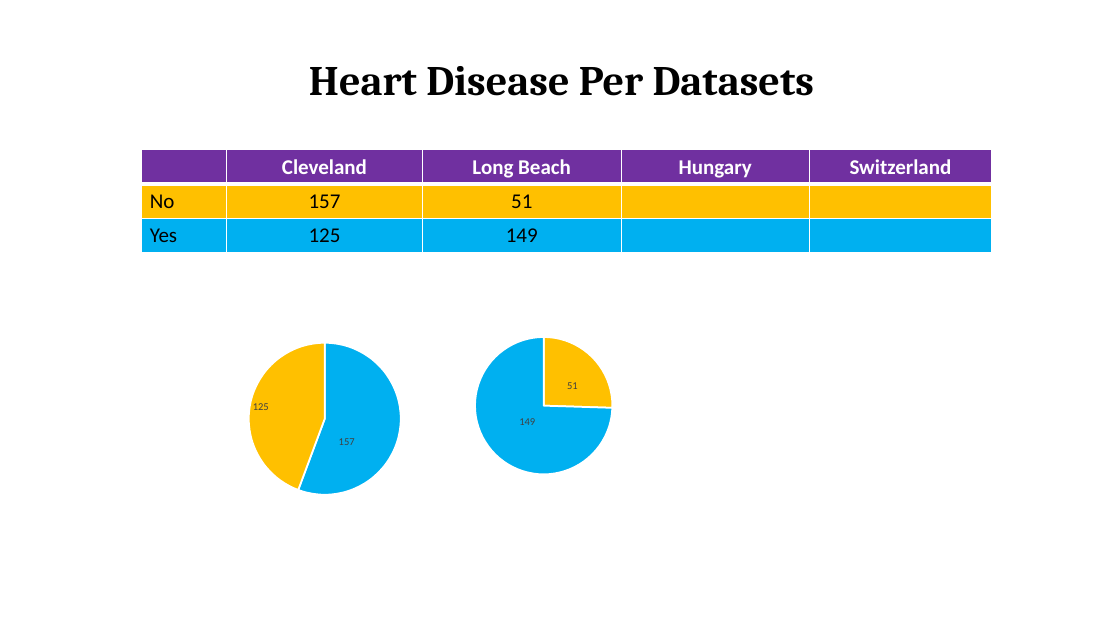
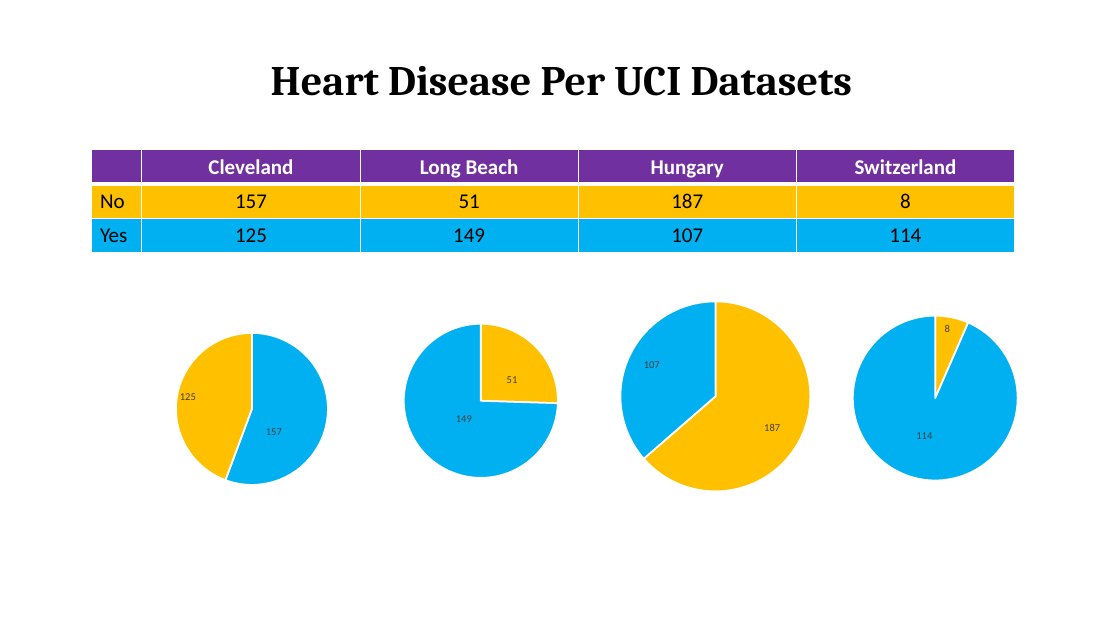
Before and after one commit to Ophelia82/Heart-Disease-Predictive-Model, a slide deck: slide 7 of Heart Disease Presentation.pptx (slide 4 before the commit). Drawn at 1120x630 pixels with LibreOffice and Linux fonts; fonts in the diff are those of the drawing. Boxes give left, top, right and bottom in pixels: in the first picture for what was removed or moved away, otherwise in the second. Text is boxed around its words. In the diff, an @@ line names an element or a change of style, - is before the commit and + after.

```diff
--- a/Heart Disease Presentation.pptx
+++ b/Heart Disease Presentation.pptx
@@ title at box(271, 66, 852, 96): text changed @@
-Heart Disease Per Datasets
+Heart Disease Per UCI Datasets
@@ table at box(92, 150, 1016, 252) @@
-row 2, column 4: 
+row 2, column 4: 187
-row 2, column 5: 
+row 2, column 5: 8
-row 3, column 4: 
+row 3, column 4: 107
-row 3, column 5: 
+row 3, column 5: 114
@@ table: place and size @@
-table at box(141, 150, 991, 252)
+table at box(92, 150, 1016, 252)
@@ pie chart: place and size @@
-pie chart at box(160, 262, 548, 514)
+pie chart at box(87, 252, 475, 504)
@@ pie chart: place and size @@
-pie chart at box(354, 262, 725, 558)
+pie chart at box(267, 241, 684, 570)
@@ pie chart added at box(534, 290, 897, 503) @@
+categories: 1, 2
+Series 1: 187, 107
@@ pie chart added at box(725, 288, 1120, 508) @@
+categories: 1, 2
+Series 1: 8, 114
```
Also in this commit, not shown: 3 other slides changed, 13 slides added.
